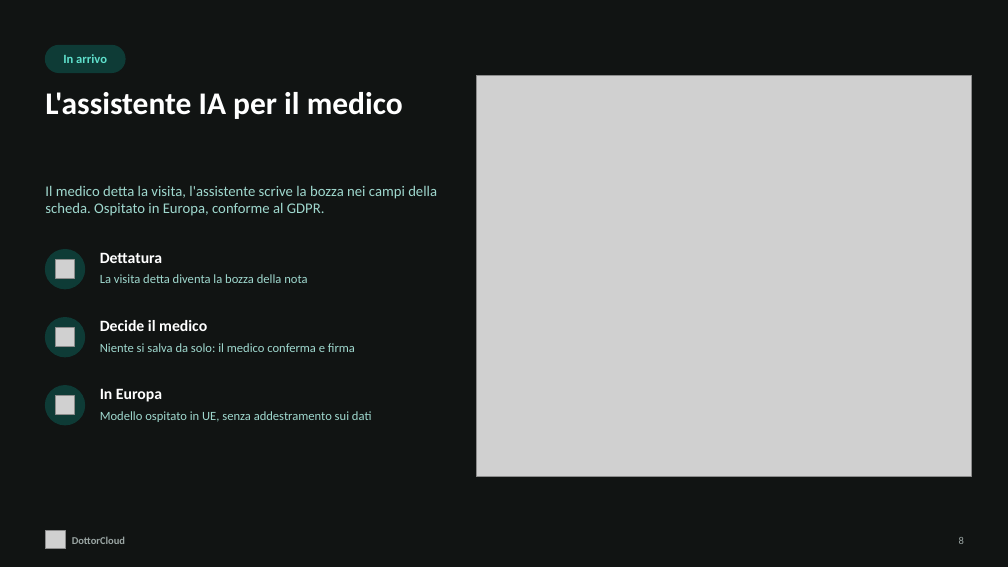
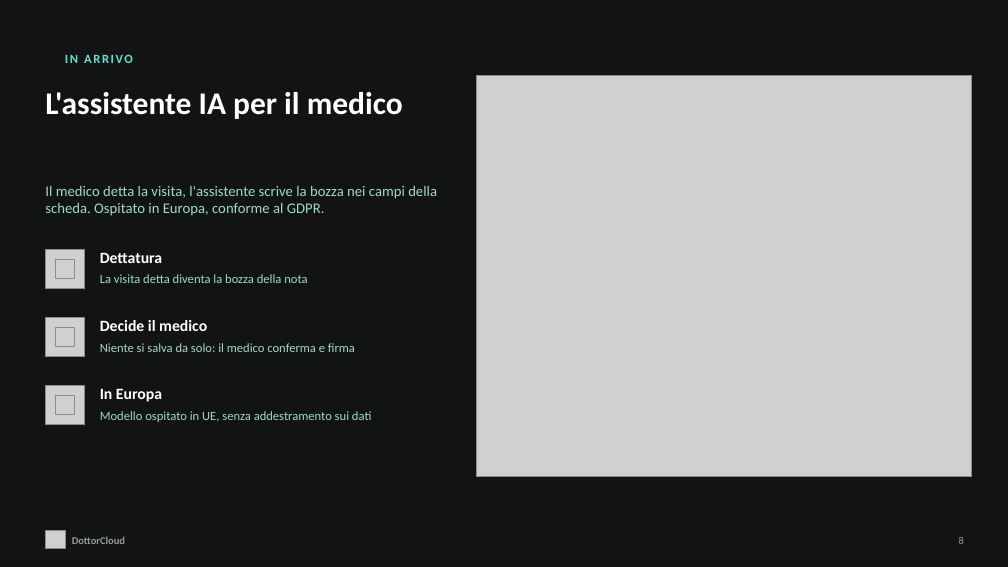
Before and after one commit to Npm2-Solutions/crm-mm, a slide deck: slide 8 of brand/presentazione/DottorCloud.pptx. Drawn at 1008x567 pixels with LibreOffice and Linux fonts; fonts in the diff are those of the drawing; grey boxes stand for pictures; background and template pictures are left out. Boxes give left, top, right and bottom in pixels: in the first picture for what was removed or moved away, otherwise in the second. Text is boxed around its words. In the diff, an @@ line names an element or a change of style, - is before the commit and + after.

```diff
--- a/brand/presentazione/DottorCloud.pptx
+++ b/brand/presentazione/DottorCloud.pptx
@@ rounded rectangle removed at [45, 45, 125, 73] @@
@@ text at [65, 54, 133, 63]: text changed @@
-In arrivo
+IN ARRIVO
@@ ellipse removed at [45, 250, 85, 289] @@
@@ picture added at [45, 250, 85, 289] @@
@@ ellipse removed at [45, 318, 85, 357] @@
@@ picture added at [45, 318, 85, 357] @@
@@ ellipse removed at [45, 386, 85, 425] @@
@@ picture added at [45, 386, 85, 425] @@
```
Also in this commit, not shown: 17 other slides changed, 26 other files.
